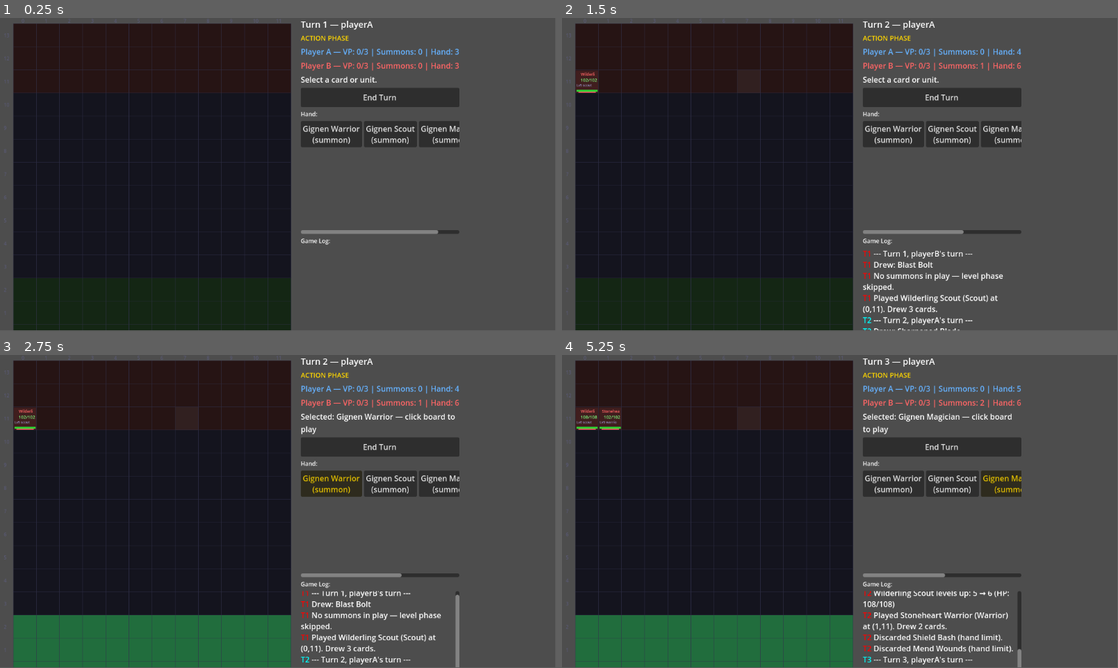
Above: before the commit, frames 1-4 (two rows, left to right).
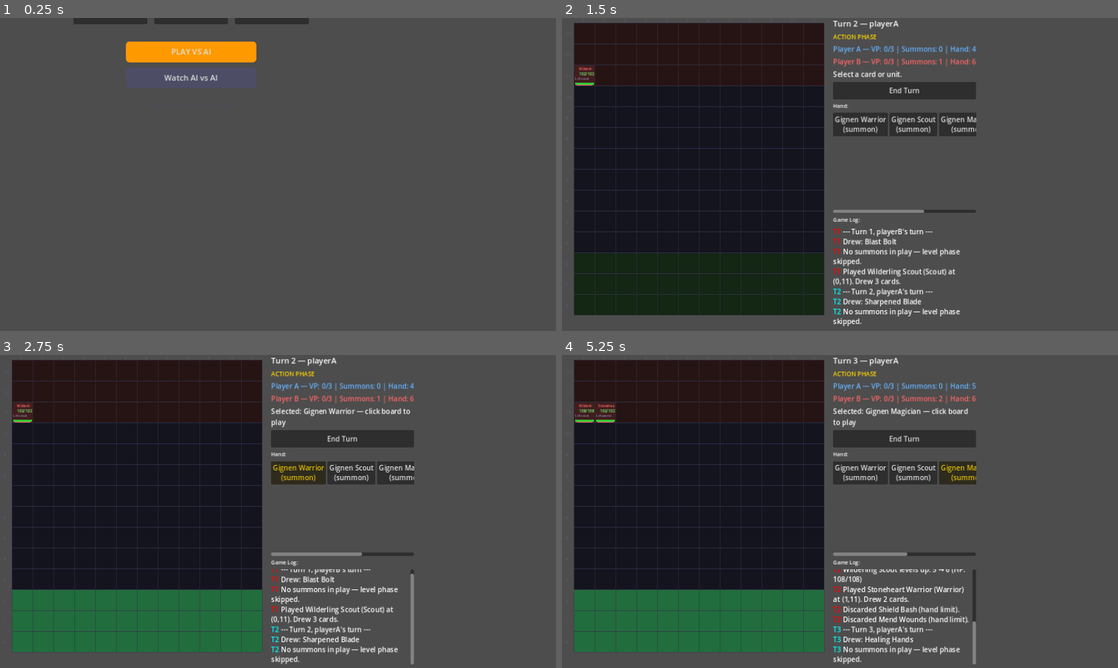
Above: after the commit, the same moments.

Repository: look-itsaxiom/summoners-grid
Game: Godot game, scene res://scenes/menu.tscn
Same seed, same stepped clock (60 frames per second), same inputs: the game is played once before the commit and once after it. Before the commit the project starts from res://scenes/game.tscn.
Inputs (mouse positions are in pixels of both pictures, inside the frame that each line leads up to):
- Up to frame 1 (0.25 s): no input
- Up to frame 2 (1.5 s): click (751, 77) at 0.5 s, where only the run after the commit has a clickable "Watch AI vs AI"; click "End Turn" at 1.25 s
- Up to frame 3 (2.75 s): click "Gignen Warrior (summon)" at 2 s
- Up to frame 4 (5.25 s): click "End Turn" at 2.75 s; click "Gignen Warrior (summon)" at 3.5 s; click "Gignen Scout (summon)" at 4.25 s; click "Gignen Magician (summon)" at 5 s
In our replay, the window is 799x449 before the commit and 800x450 after it. These sizes can differ from the game's own. Grey fills any space a smaller window leaves; there, only what the larger window draws over its background counts as a difference.

The runs differ from the first frame. In frame 1, 55% of the frame differs, in the area x 0-83%, y 0-100%; in frame 2, 18%; in frame 3, 22%; in frame 4, 23%.

Commit message:
feat: main menu + window config (1280x720)
Game flow: Menu → Play vs AI → Game Board
- Main menu with title, subtitle, feature cards, styled buttons
- Play vs AI button transitions to game.tscn
- Watch AI vs AI button (scaffold, TODO: spectator flag)
- Window: 1280x720, canvas_items stretch mode
- menu.tscn set as main scene

Co-Authored-By: Claude Opus 4.6 (1M context) <noreply@anthropic.com>

Diff:
--- a/godot/project.godot
+++ b/godot/project.godot
@@ -5,7 +5,7 @@
 
 [application]
 
-run/main_scene="res://scenes/game.tscn"
+run/main_scene="res://scenes/menu.tscn"
 
 config/name="Summoner's Grid"
 config/features=PackedStringArray("4.3")
@@ -26,3 +26,10 @@
 Constants="*res://scripts/engine/constants.gd"
 
 GameManager="*res://scripts/engine/game_manager.gd"
+
+
+[display]
+window/stretch/mode="canvas_items"
+window/size/viewport_height=720
+
+window/size/viewport_width=1280
--- /dev/null
+++ b/godot/scenes/menu.tscn
@@ -0,0 +1,8 @@
+[gd_scene load_steps=2 format=3]
+
+[ext_resource type="Script" path="res://scripts/ui/main_menu_screen.gd" id="1_4vkqy"]
+
+[node name="root" type="Control"]
+layout_mode = 3
+anchors_preset = 0
+script = ExtResource("1_4vkqy")
--- /dev/null
+++ b/godot/scripts/ui/main_menu_screen.gd
@@ -0,0 +1,139 @@
+extends Control
+## Main menu — title screen with game mode buttons.
+
+const TITLE_COLOR := Color(1.0, 0.85, 0.0)
+const SUBTITLE_COLOR := Color(0.6, 0.6, 0.7)
+const BG_COLOR := Color(0.05, 0.05, 0.1)
+
+
+func _ready() -> void:
+	_build_ui()
+
+
+func _build_ui() -> void:
+	# Background
+	var bg := ColorRect.new()
+	bg.color = BG_COLOR
+	bg.set_anchors_preset(Control.PRESET_FULL_RECT)
+	add_child(bg)
+
+	# Center container
+	var center := VBoxContainer.new()
+	center.set_anchors_preset(Control.PRESET_CENTER)
+	center.grow_horizontal = Control.GROW_DIRECTION_BOTH
+	center.grow_vertical = Control.GROW_DIRECTION_BOTH
+	center.custom_minimum_size = Vector2(400, 500)
+	center.position = Vector2(440, 60)
+	center.add_theme_constant_override("separation", 12)
+	add_child(center)
+
+	# Title
+	var title := Label.new()
+	title.text = "Summoner's Grid"
+	title.add_theme_font_size_override("font_size", 42)
+	title.add_theme_color_override("font_color", TITLE_COLOR)
+	title.horizontal_alignment = HORIZONTAL_ALIGNMENT_CENTER
+	center.add_child(title)
+
+	# Subtitle
+	var subtitle := Label.new()
+	subtitle.text = "TACTICAL GRID-BASED RPG CARD GAME"
+	subtitle.add_theme_font_size_override("font_size", 12)
+	subtitle.add_theme_color_override("font_color", SUBTITLE_COLOR)
+	subtitle.horizontal_alignment = HORIZONTAL_ALIGNMENT_CENTER
+	center.add_child(subtitle)
+
+	# Spacer
+	var spacer := Control.new()
+	spacer.custom_minimum_size.y = 20
+	center.add_child(spacer)
+
+	# Feature cards
+	var features := HBoxContainer.new()
+	features.add_theme_constant_override("separation", 16)
+	features.alignment = BoxContainer.ALIGNMENT_CENTER
+	center.add_child(features)
+	_add_feature_card(features, "3v3 Tactical Combat", "Field 3 summons on\na 12x14 grid")
+	_add_feature_card(features, "Deep Strategy", "Role advancement +\nstack-based effects")
+	_add_feature_card(features, "First to 3 VP", "Defeat summons and\ncontrol territory")
+
+	# Spacer
+	var spacer2 := Control.new()
+	spacer2.custom_minimum_size.y = 16
+	center.add_child(spacer2)
+
+	# Buttons
+	_add_button(center, "PLAY VS AI", Color(1.0, 0.6, 0.0), _on_play_vs_ai)
+	_add_button(center, "Watch AI vs AI", Color(0.3, 0.3, 0.4), _on_watch_ai)
+
+	# Spacer
+	var spacer3 := Control.new()
+	spacer3.custom_minimum_size.y = 8
+	center.add_child(spacer3)
+
+	# Version
+	var version := Label.new()
+	version.text = "Alpha Build — Summoner's Grid (Godot)"
+	version.add_theme_font_size_override("font_size", 10)
+	version.add_theme_color_override("font_color", Color(0.3, 0.3, 0.4))
+	version.horizontal_alignment = HORIZONTAL_ALIGNMENT_CENTER
+	center.add_child(version)
+
+
+func _add_feature_card(parent: HBoxContainer, title_text: String, desc_text: String) -> void:
+	var panel := PanelContainer.new()
+	panel.custom_minimum_size = Vector2(170, 70)
+	parent.add_child(panel)
+
+	var vbox := VBoxContainer.new()
+	vbox.add_theme_constant_override("separation", 4)
+	panel.add_child(vbox)
+
+	var t := Label.new()
+	t.text = title_text
+	t.add_theme_font_size_override("font_size", 13)
+	t.add_theme_color_override("font_color", TITLE_COLOR)
+	t.horizontal_alignment = HORIZONTAL_ALIGNMENT_CENTER
+	vbox.add_child(t)
+
+	var d := Label.new()
+	d.text = desc_text
+	d.add_theme_font_size_override("font_size", 10)
+	d.add_theme_color_override("font_color", SUBTITLE_COLOR)
+	d.horizontal_alignment = HORIZONTAL_ALIGNMENT_CENTER
+	vbox.add_child(d)
+
+
+func _add_button(parent: VBoxContainer, text: String, color: Color, callback: Callable) -> void:
+	var btn := Button.new()
+	btn.text = text
+	btn.custom_minimum_size = Vector2(300, 48)
+	btn.size_flags_horizontal = Control.SIZE_SHRINK_CENTER
+	btn.add_theme_font_size_override("font_size", 18)
+	btn.pressed.connect(callback)
+
+	# Style
+	var style := StyleBoxFlat.new()
+	style.bg_color = color
+	style.corner_radius_top_left = 8
+	style.corner_radius_top_right = 8
+	style.corner_radius_bottom_left = 8
+	style.corner_radius_bottom_right = 8
+	style.content_margin_top = 10
+	style.content_margin_bottom = 10
+	btn.add_theme_stylebox_override("normal", style)
+
+	var hover_style := style.duplicate()
+	hover_style.bg_color = color.lightened(0.15)
+	btn.add_theme_stylebox_override("hover", hover_style)
+
+	parent.add_child(btn)
+
+
+func _on_play_vs_ai() -> void:
+	get_tree().change_scene_to_file("res://scenes/game.tscn")
+
+
+func _on_watch_ai() -> void:
+	# TODO: pass spectator flag via autoload
+	get_tree().change_scene_to_file("res://scenes/game.tscn")
